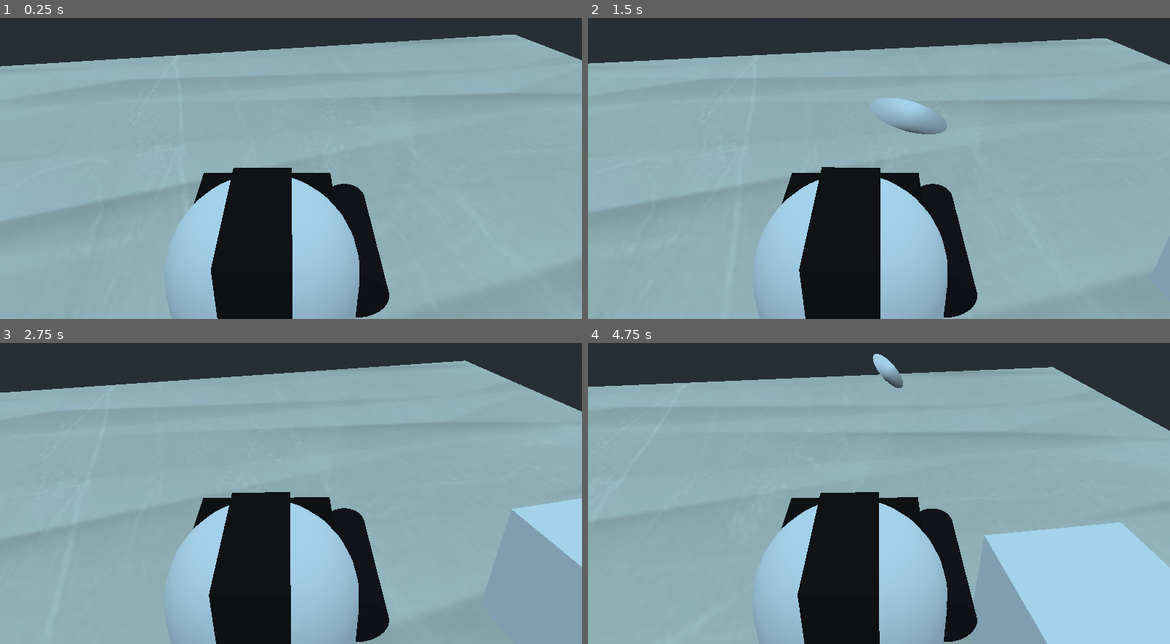
Above: before the commit, frames 1-4 (two rows, left to right).
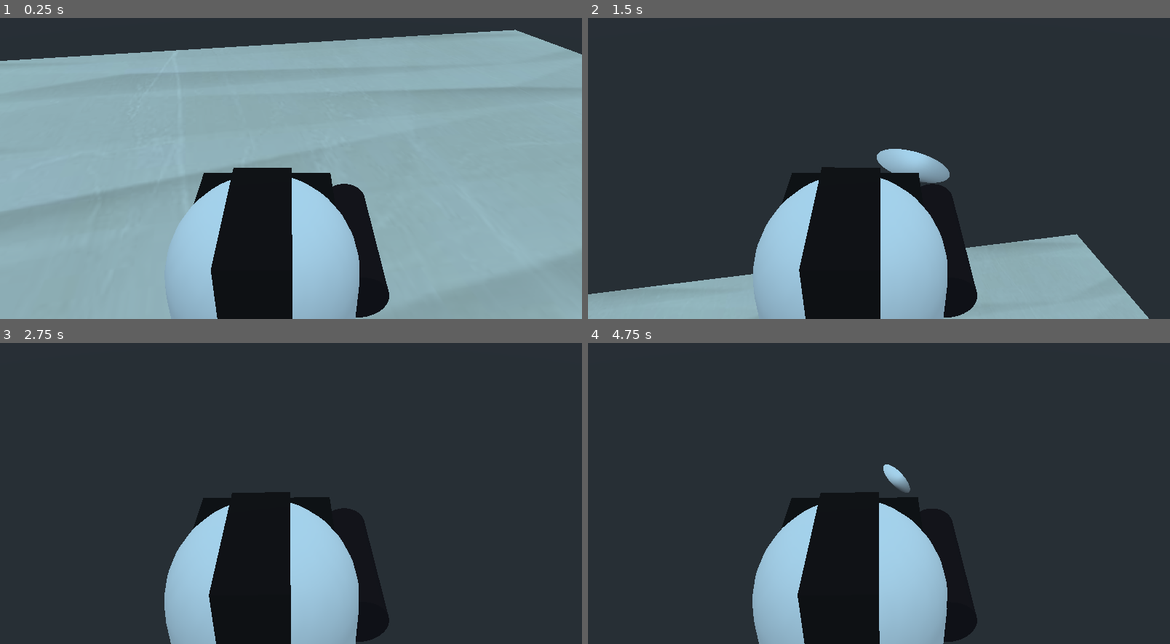
Above: after the commit, the same moments.

Repository: MrPeanutbutter434/Laser-Game-FPS
Game: Godot game, scene res://Scenes/Landing.tscn
Same seed, same stepped clock (60 frames per second), same inputs: the game is played once before the commit and once after it.
Inputs (mouse positions are in pixels of both pictures, inside the frame that each line leads up to):
- Up to frame 1 (0.25 s): no input
- Up to frame 2 (1.5 s): tap Enter at 0.5 s; move the mouse to (908, 147) at 0.52 s; hold Up (move_forward) from 0.53 s (still down); tap Space (jump) at 0.6, 0.77, 1.07 s; move the mouse to (849, 150) at 1.27 s; click (849, 150) at 1.35 s
- Up to frame 3 (2.75 s): keep holding Up (move_forward); tap Space (jump) at 1.52, 1.55, 1.82, 2.1 s; move the mouse to (302, 466) at 2.02 s
- Up to frame 4 (4.75 s): keep holding Up (move_forward); move the mouse to (873, 478) at 2.77 s; click (873, 478) at 2.85 s; tap Space (jump) at 3.02, 3.05, 3.32, 3.6, 3.77, 4.07, 4.52, 4.55 s; move the mouse to (919, 478) at 3.52 s; move the mouse to (832, 469) at 4.27 s; click (832, 469) at 4.35 s

The runs differ from the first frame. In frame 1, 2.3% of the frame differs, in the area x 0-100%, y 3-68%; in frame 2, 62%; in frame 3, 72%, in the area x 0-100%, y 5-100%; in frame 4, 71%.

Commit message:
Add horizontal motion to player

Diff:
--- a/Scenes/Scripts/Player.gd
+++ b/Scenes/Scripts/Player.gd
@@ -4,6 +4,7 @@
 onready var Bullet = preload("res://Scenes/Players/Bullet.tscn")
 
 const JUMP_SPEED = 18
+const GRAVITY = -24
 
 var motion = Vector3()
 var MOUSE_SENSITIVITY = 0.05
@@ -14,32 +15,42 @@
 	Input.set_mouse_mode(Input.MOUSE_MODE_CAPTURED)
 
 func _process(delta):
-	move()
+	move(delta)
 	shoot()
+	toggle_mouse_mode()
+	jump()
 
 
-func move():
-	if Input.is_action_pressed("move_left"):
-		motion.z = -1
-	elif Input.is_action_pressed("move_right"):
-		motion.z = 1
-	else:
-		motion.z = 0
-
-	if Input.is_action_pressed("move_forward"):
-		motion.x = 1
-	elif Input.is_action_pressed("move_backwards"):
-		motion.x = -1
-	else:
-		motion.x = 0
-
-	move_and_slide(motion.normalized(), Vector3.UP)
-
+func toggle_mouse_mode():
 	if Input.is_action_just_pressed("ui_cancel"):
 		if Input.get_mouse_mode() == Input.MOUSE_MODE_VISIBLE:
 			Input.set_mouse_mode(Input.MOUSE_MODE_CAPTURED)
 		else:
 			Input.set_mouse_mode(Input.MOUSE_MODE_VISIBLE)
+
+
+func move(delta):
+	if Input.is_action_pressed("move_left"):
+		motion.x = -1
+	elif Input.is_action_pressed("move_right"):
+		motion.x = 1
+	else:
+		motion.x = 0
+
+	if Input.is_action_pressed("move_forward"):
+		motion.z = -1
+	elif Input.is_action_pressed("move_backwards"):
+		motion.z = 1
+	else:
+		motion.z = 0
+
+	motion.y += delta*GRAVITY
+	move_and_slide(motion, Vector3.UP)
+
+
+func jump():
+	if Input.is_action_just_pressed("jump"):
+		motion.y = JUMP_SPEED
 
 
 func shoot():
